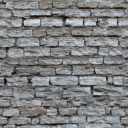
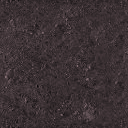
Comparing the layer stacks of the two 128 x 128 images. Changes:
added layer "Layer" above "Background" over [0, 0, 128, 128]
